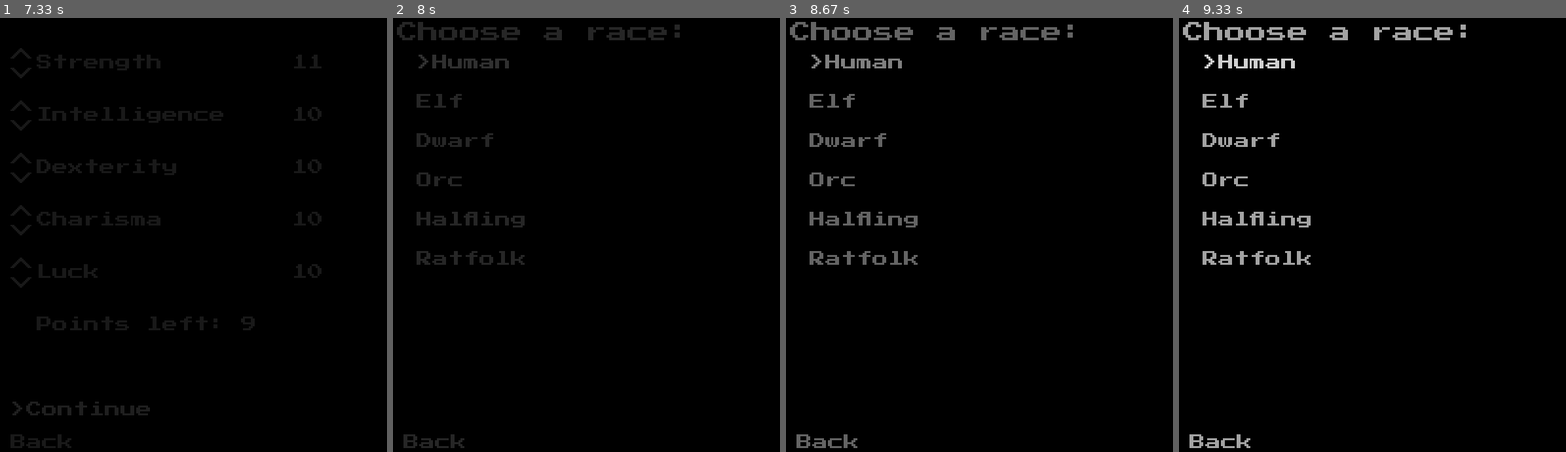
Above: before the commit, frames 1-4 (left to right).
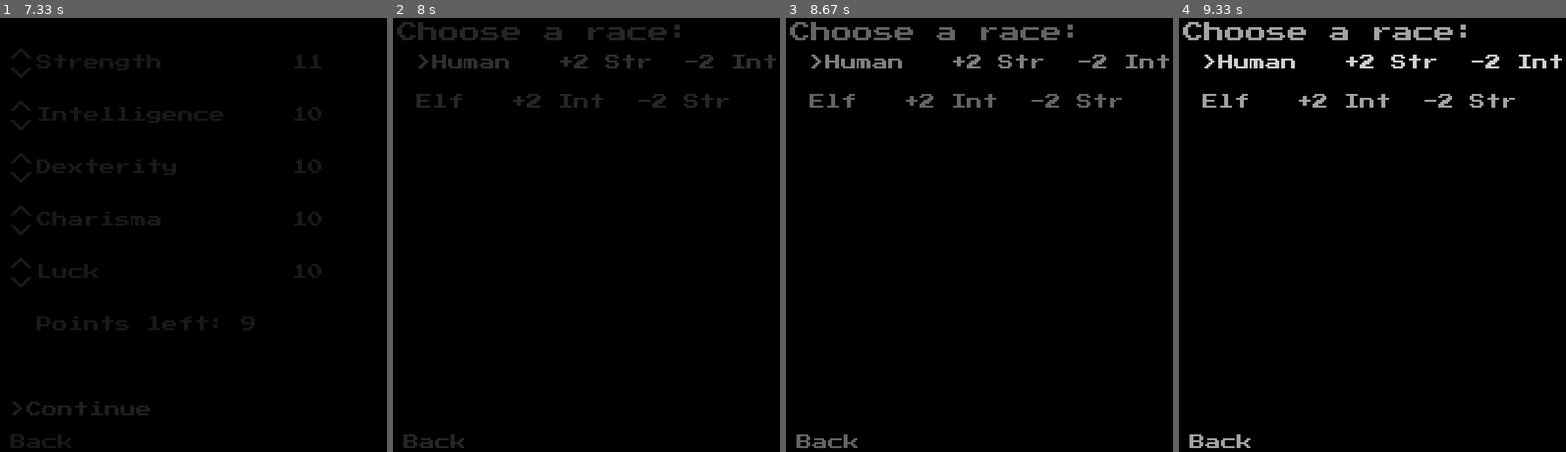
Above: after the commit, the same moments.

Repository: Cyborger/PygameTextRPG
Game: pygame game, started from launcher.py
Two runs of this game, one before a commit and one after it. Both use one fixed random seed, a clock stepped at 60 frames per second and the inputs below.
Inputs:
- Up to frame 1 (7.33 s): click "Begin A New Adventure" at 0.38 s; tap Enter at 5.07 s; click "Continue" at 5.45 s
- Up to frame 2 (8 s): no input
- Up to frame 3 (8.67 s): no input
- Up to frame 4 (9.33 s): no input

Frame 1 is identical in both runs. In frame 2, 2.1% of the frame differs, in the area x 6-99%, y 8-57%; in frame 3, 2.1%; in frame 4, 2.1%.

Commit message:
Race stats now apply and json loading

Diff:
--- a/core/jsonLoader.py
+++ b/core/jsonLoader.py
@@ -1,18 +1,25 @@
 import json
-
+from core.race import Race
 
 class JSONLoader:
+    @classmethod
     def getData(cls, fileName):
-        filePath = "json/" + fileName
-        with open(fileName) as dataFile:
+        filePath = "json/" + fileName + ".json"
+        with open(filePath) as dataFile:
             return json.load(dataFile)
 
+    @classmethod
     def loadJSONFile(cls, fileName):
         objectList = []
-        objectData = getData(fileName)
+        objectData = cls.getData(fileName)
         for obj in objectData:
             objectList.append(objectData[obj])
         return objectList
 
+    @classmethod
     def loadRaces(cls):
-        for race in loadJSONFile("race"):
+        raceList = []
+        for race in cls.loadJSONFile("races"):
+            newRace = Race(race)
+            raceList.append(newRace)
+        return raceList
--- a/core/player.py
+++ b/core/player.py
@@ -10,6 +10,6 @@
 
     def printInfo(self):
         print("Name: " + self.name)
-        print("Race: " + self.race)
+        print("Race: " + self.race.name)
         for stat in self.stats:
             print(stat + ": " + str(self.stats[stat]))
--- /dev/null
+++ b/core/race.py
@@ -0,0 +1,14 @@
+class Race:
+    def __init__(self, jsonData):
+        self.name = jsonData["Name"]
+        self.bonuses = jsonData["StatBonuses"]
+
+    def getBonusesLabel(self):
+        string = ""
+        for bonus in self.bonuses:
+            if self.bonuses[bonus] > 0:
+                string += "+" + str(self.bonuses[bonus])
+            else:
+                string += str(self.bonuses[bonus])
+            string += " " + bonus[:3] + "  "
+        return string
--- /dev/null
+++ b/json/locations.json
@@ -0,0 +1,8 @@
+{
+  "Camp" : {
+    "Name" : "Camp"
+  },
+  "Forest" : {
+    "Name" : "Forest"
+  }
+}
--- /dev/null
+++ b/json/races.json
@@ -0,0 +1,16 @@
+{
+  "Human": {
+    "Name" : "Human",
+    "StatBonuses" : {
+      "Strength" : 2,
+      "Intelligence" : -2
+    }
+  },
+  "Elf" : {
+    "Name" : "Elf",
+    "StatBonuses" : {
+      "Intelligence" : 2,
+      "Strength" : -2
+    }
+  }
+}
--- a/menus/raceSelectionMenu.py
+++ b/menus/raceSelectionMenu.py
@@ -1,3 +1,4 @@
+from core.jsonLoader import JSONLoader
 from core.menu import Menu
 from core.label import Label
 from core.labelButton import LabelButton
@@ -6,7 +7,7 @@
 class RaceSelectionMenu(Menu):
     def __init__(self, parentState):
         super().__init__("raceSelectionMenu", parentState)
-        self.races = ["Human", "Elf", "Dwarf", "Orc", "Halfling", "Ratfolk"]
+        self.races = JSONLoader.loadRaces()
         self.createLabels()
         self.createButtons()
 
@@ -18,12 +19,15 @@
         y = 70
         ySpacing = 60
         for race in self.races:
-            self.addButton(LabelButton(race, x, y, self.chooseRace, race))
+            label = race.name + "   " + race.getBonusesLabel()
+            self.addButton(LabelButton(label, x, y, self.chooseRace, race))
             y += ySpacing
         self.addButton(LabelButton("Back", 20, 650, self.goBack))
 
-    def chooseRace(self, raceName):
-        self.getParent().newPlayer.race = raceName
+    def chooseRace(self, race):
+        self.getParent().newPlayer.race = race
+        for stat in race.bonuses:
+            self.getParent().newPlayer.stats[stat] += race.bonuses[stat]
         self.getRoot().fadeMenuChange("characterCreationState/nameChoosingMenu")
 
     def goBack(self):
